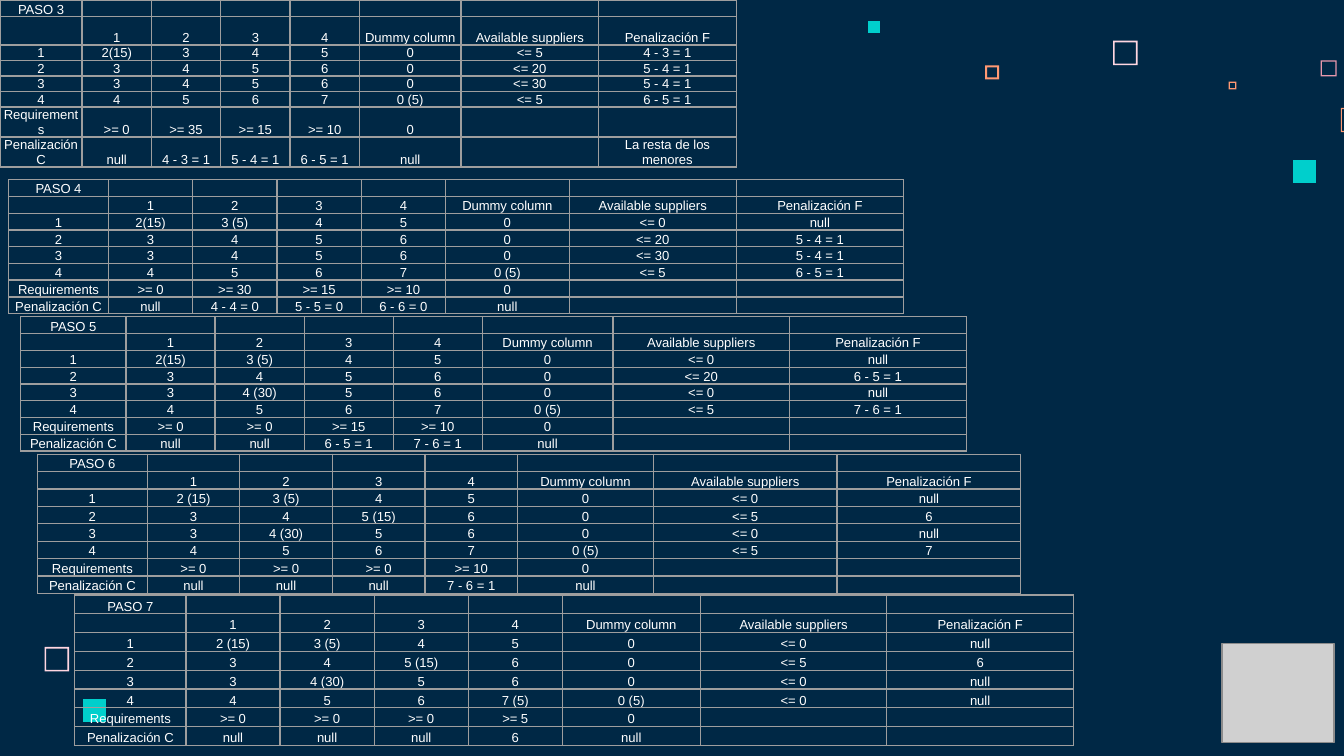
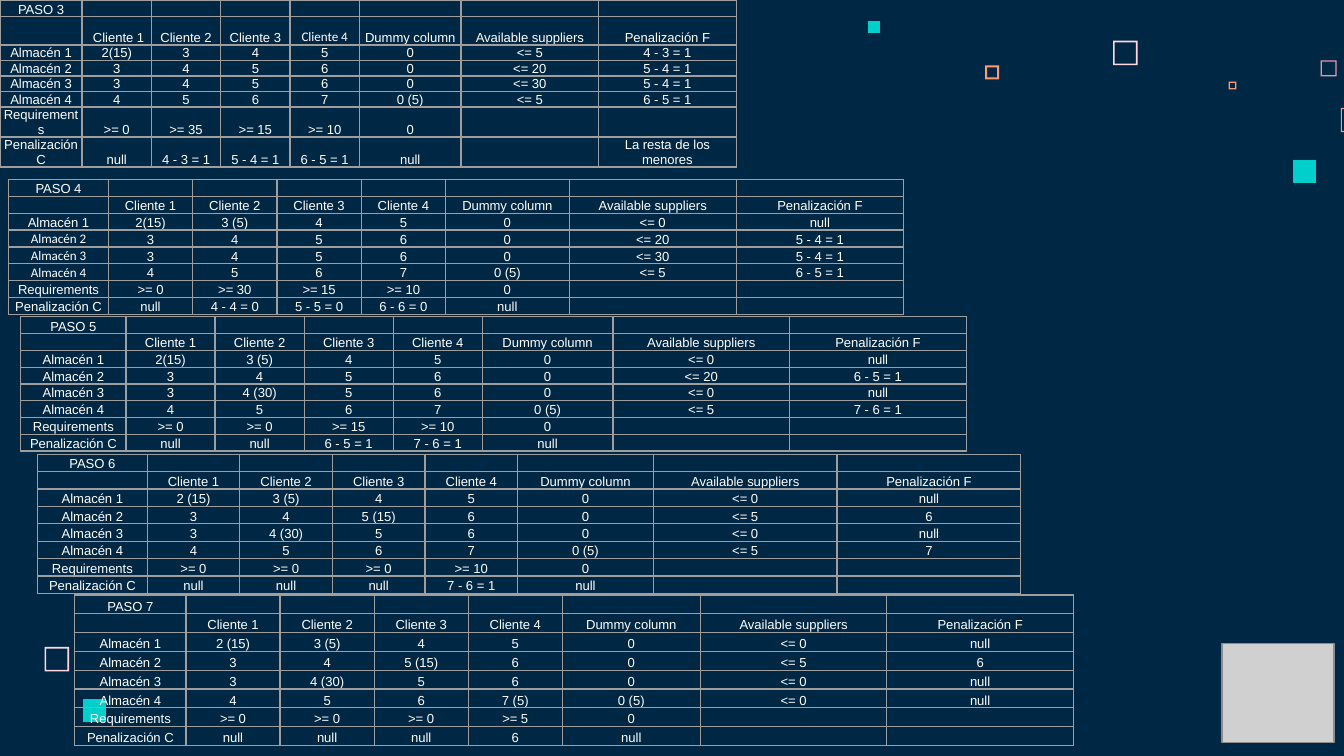
Before and after one commit to Fertry/MASI, a slide deck: slide 23 of Presentación/MASI.pptx (slide 24 before the commit). Drawn at 1344x756 pixels with LibreOffice and Linux fonts; fonts in the diff are those of the drawing; grey boxes stand for pictures. Boxes give left, top, right and bottom in pixels: in the first picture for what was removed or moved away, otherwise in the second. Text is boxed around its words. In the diff, an @@ line names an element or a change of style, - is before the commit and + after.

```diff
--- a/Presentación/MASI.pptx
+++ b/Presentación/MASI.pptx
@@ table at [0,0,738,580] @@
-row 2:  | 1 | 2 | 3 | 4 | Dummy column | Available suppliers | Penalización F
+row 2:  | Cliente 1 | Cliente 2 | Cliente 3 | Cliente 4 | Dummy column | Available suppliers | Penalización F
-row 3, column 1: 1
+row 3, column 1: Almacén 1
-row 4, column 1: 2
+row 4, column 1: Almacén 2
-row 5, column 1: 3
+row 5, column 1: Almacén 3
-row 6, column 1: 4
+row 6, column 1: Almacén 4
@@ table at [8,180,903,456] @@
-row 2:  | 1 | 2 | 3 | 4 | Dummy column | Available suppliers | Penalización F
+row 2:  | Cliente 1 | Cliente 2 | Cliente 3 | Cliente 4 | Dummy column | Available suppliers | Penalización F
-row 3, column 1: 1
+row 3, column 1: Almacén 1
-row 4, column 1: 2
+row 4, column 1: Almacén 2
-row 5, column 1: 3
+row 5, column 1: Almacén 3
-row 6, column 1: 4
+row 6, column 1: Almacén 4
@@ table at [20,317,962,598] @@
-row 2:  | 1 | 2 | 3 | 4 | Dummy column | Available suppliers | Penalización F
+row 2:  | Cliente 1 | Cliente 2 | Cliente 3 | Cliente 4 | Dummy column | Available suppliers | Penalización F
-row 3, column 1: 1
+row 3, column 1: Almacén 1
-row 4, column 1: 2
+row 4, column 1: Almacén 2
-row 5, column 1: 3
+row 5, column 1: Almacén 3
-row 6, column 1: 4
+row 6, column 1: Almacén 4
@@ table at [38,454,1023,750] @@
-row 2:  | 1 | 2 | 3 | 4 | Dummy column | Available suppliers | Penalización F
+row 2:  | Cliente 1 | Cliente 2 | Cliente 3 | Cliente 4 | Dummy column | Available suppliers | Penalización F
-row 3, column 1: 1
+row 3, column 1: Almacén 1
-row 4, column 1: 2
+row 4, column 1: Almacén 2
-row 5, column 1: 3
+row 5, column 1: Almacén 3
-row 6, column 1: 4
+row 6, column 1: Almacén 4
@@ table at [75,595,1075,750] @@
-row 2:  | 1 | 2 | 3 | 4 | Dummy column | Available suppliers | Penalización F
+row 2:  | Cliente 1 | Cliente 2 | Cliente 3 | Cliente 4 | Dummy column | Available suppliers | Penalización F
-row 3, column 1: 1
+row 3, column 1: Almacén 1
-row 4, column 1: 2
+row 4, column 1: Almacén 2
-row 5, column 1: 3
+row 5, column 1: Almacén 3
-row 6, column 1: 4
+row 6, column 1: Almacén 4
```
Also in this commit, not shown: 2 other slides changed, 1 slide added, 2 slides removed, 1 other file.
